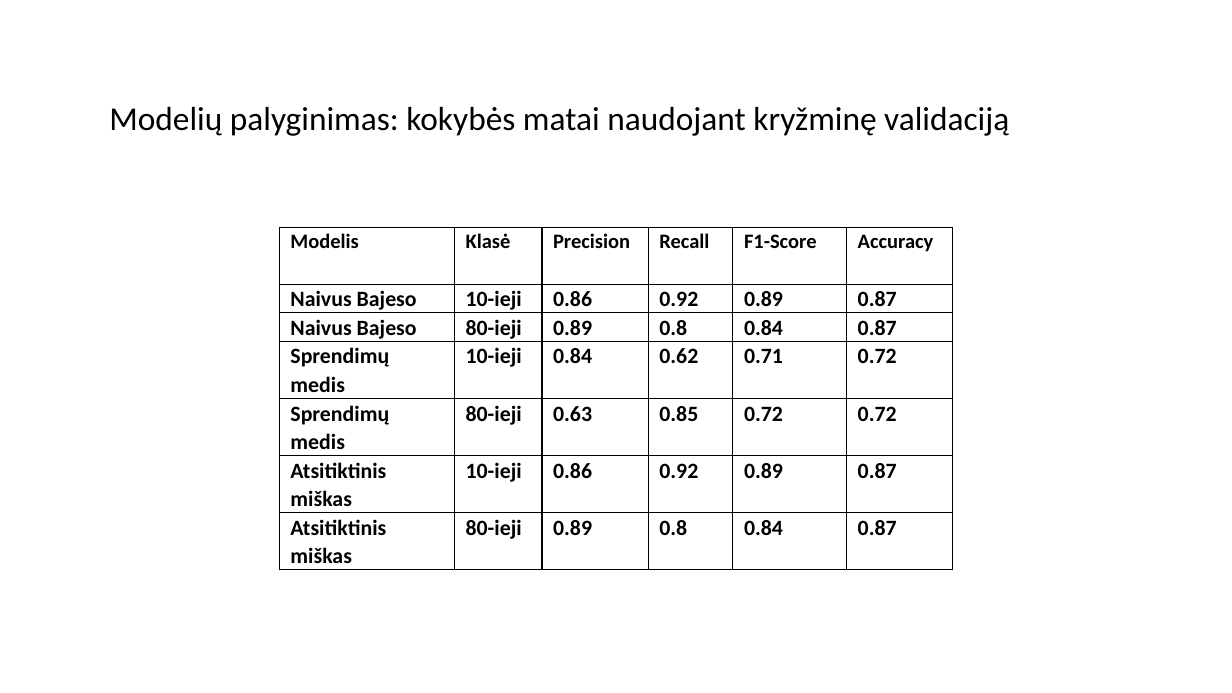
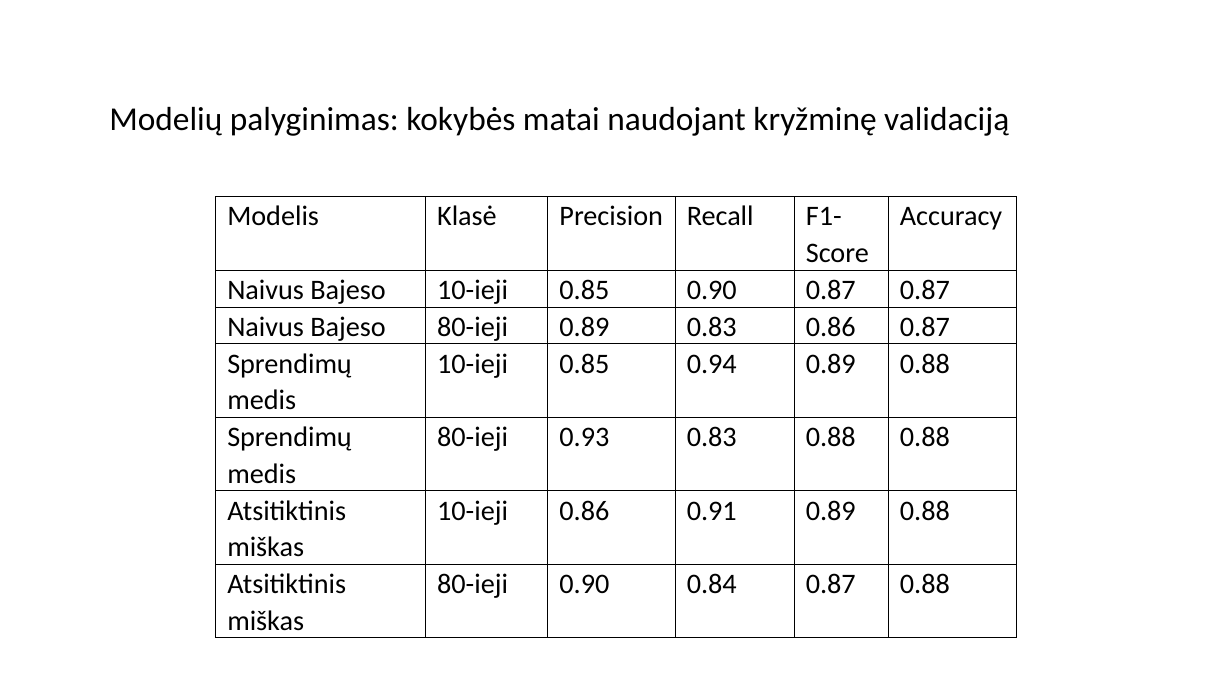
Before and after one commit to dovmar/PDVS, a slide deck: slide 12 of Lab_4/Pristatymas.pptx. Drawn at 1232x693 pixels with LibreOffice and Linux fonts; fonts in the diff are those of the drawing. Boxes give left, top, right and bottom in pixels: in the first picture for what was removed or moved away, otherwise in the second. Text is boxed around its words. In the diff, an @@ line names an element or a change of style, - is before the commit and + after.

```diff
--- a/Lab_4/Pristatymas.pptx
+++ b/Lab_4/Pristatymas.pptx
@@ table at (215,197,1017,635) @@
-row 2: Naivus Bajeso | 10-ieji | 0.86 | 0.92 | 0.89 | 0.87
+row 2: Naivus Bajeso | 10-ieji | 0.85 | 0.90 | 0.87 | 0.87
-row 3, column 4: 0.8
+row 3, column 4: 0.83
-row 3, column 5: 0.84
+row 3, column 5: 0.86
-row 4: Sprendimų medis | 10-ieji | 0.84 | 0.62 | 0.71 | 0.72
+row 4: Sprendimų medis | 10-ieji | 0.85 | 0.94 | 0.89 | 0.88
-row 5: Sprendimų medis | 80-ieji | 0.63 | 0.85 | 0.72 | 0.72
+row 5: Sprendimų medis | 80-ieji | 0.93 | 0.83 | 0.88 | 0.88
-row 6, column 4: 0.92
+row 6, column 4: 0.91
-row 6, column 6: 0.87
+row 6, column 6: 0.88
-row 7: Atsitiktinis miškas | 80-ieji | 0.89 | 0.8 | 0.84 | 0.87
+row 7: Atsitiktinis miškas | 80-ieji | 0.90 | 0.84 | 0.87 | 0.88
@@ size 16 to 22 pt in "Modelis", "Klasė", "Precision", "Recall" and 2 more places @@
@@ letter outline #FFFFFF 0.75 pt to none, bold off in "Modelis", "Klasė", "Precision", "Recall" and 19 more places @@
@@ size 17 to 22 pt in "Naivus Bajeso", "10-ieji", "0.87", "Naivus Bajeso" and 13 more places @@
@@ table: place and size @@
-table at (279,227,954,574)
+table at (215,197,1017,635)
```
Also in this commit, not shown: 7 other slides changed, 3 slides added, 8 other files.
